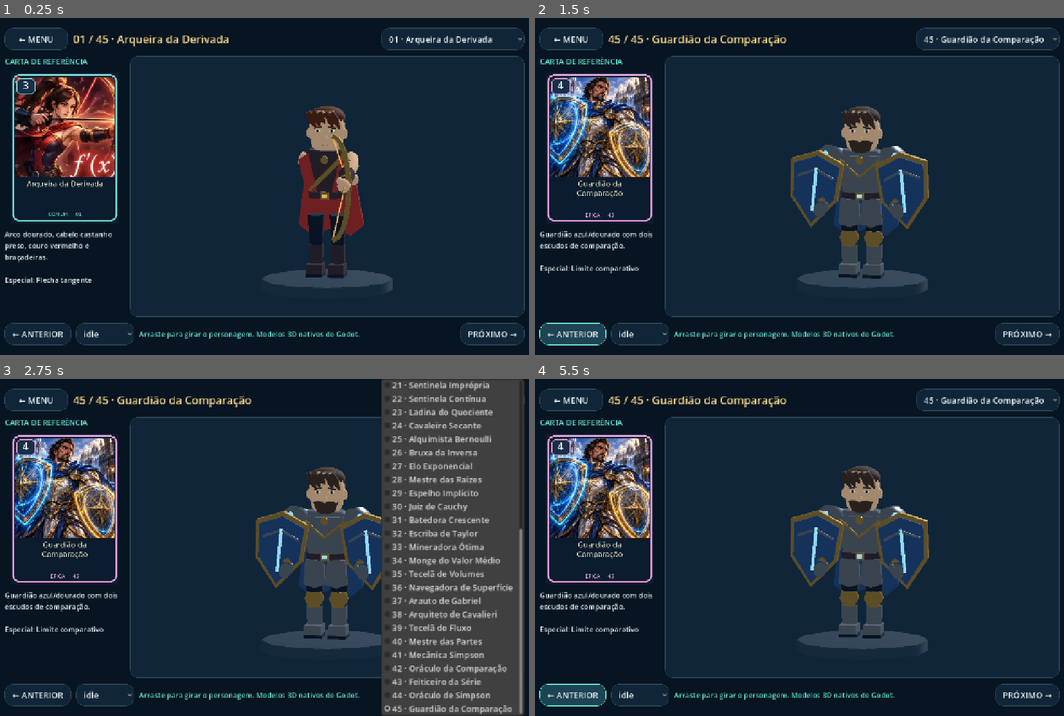
Above: before the commit, frames 1-4 (two rows, left to right).
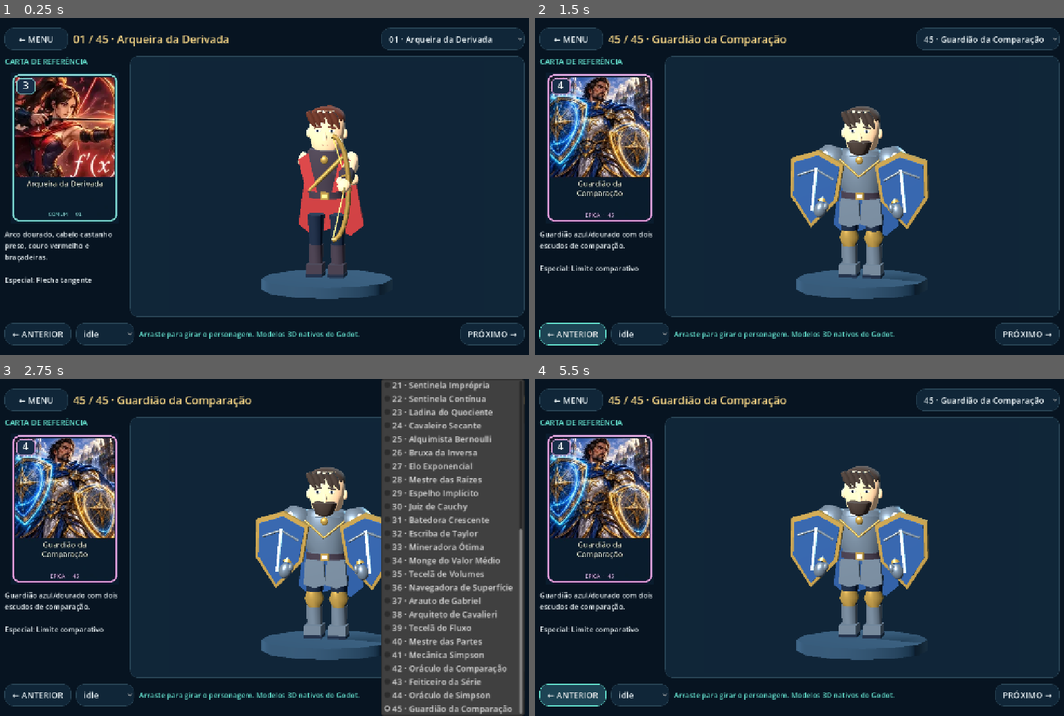
Above: after the commit, the same moments.

Repository: leosardinhalaus-math/leo-sardinha-math
Game: Godot game, scene res://scenes/CharacterGallery.tscn
Two runs of this game, one before a commit and one after it. Both use one fixed random seed, a clock stepped at 60 frames per second and the inputs below. This scene is started directly instead of the project's main scene.
Inputs:
- Up to frame 1 (0.25 s): no input
- Up to frame 2 (1.5 s): click "01 · Arqueira da Derivada" at 0.5 s; click "← ANTERIOR" at 1.25 s
- Up to frame 3 (2.75 s): click "45 · Guardião da Comparação" at 2 s
- Up to frame 4 (5.5 s): click "idle" at 2.75 s; click "PRÓXIMO →" at 3.5 s; click "01 · Arqueira da Derivada" at 4.25 s; click "← ANTERIOR" at 5 s

The runs differ from the first frame. In frame 1, 5.5% of the frame differs, in the area x 49-75%, y 25-84%; in frame 2, 8.3%; in frame 3, 8.0%; in frame 4, 8.3%, in the area x 48-75%, y 25-84%.

Commit message:
fix: expose the river channel and light native character previews

Diff:
--- a/scripts/CharacterGallery.gd
+++ b/scripts/CharacterGallery.gd
@@ -60,14 +60,20 @@
 	settings.background_color = Color("102538")
 	settings.ambient_light_source = Environment.AMBIENT_SOURCE_COLOR
 	settings.ambient_light_color = Color("dce5ef")
-	settings.ambient_light_energy = 0.65
+	settings.ambient_light_energy = 0.35
 	env.environment = settings
 	world.add_child(env)
 	Geo.part(world,"DisplayStand","cylinder",Vector3(0,-0.08,0),Vector3(0.72,0.12,0.72),Geo.material(Color("233c50")))
 	var light = DirectionalLight3D.new()
-	light.rotation_degrees = Vector3(-35,-35,0)
-	light.light_energy = 0.8
+	light.rotation_degrees = Vector3(-35,145,0)
+	light.light_energy = 1.0
+	light.shadow_enabled = true
 	world.add_child(light)
+	var rim = DirectionalLight3D.new()
+	rim.rotation_degrees = Vector3(-20,-35,0)
+	rim.light_color = Color("8bc7e9")
+	rim.light_energy = 0.35
+	world.add_child(rim)
 	var camera = Camera3D.new()
 	world.add_child(camera)
 	camera.position = Vector3(0,1.65,-4.5)
--- a/scripts/NativeArena.gd
+++ b/scripts/NativeArena.gd
@@ -43,8 +43,10 @@
 	var accent = Geo.material(Color(theme.accent),false,true)
 	var water = Geo.material(Color(theme.water),true)
 	Geo.part(self,"FloatingFoundation","box",Vector3(0,-0.66,0),Vector3(14.2,1.2,20.3),stone)
-	Geo.part(self,"BattleFloor","box",Vector3(0,-0.08,0),Vector3(13.2,0.14,19.3),floor_mat)
-	Geo.part(self,"River","box",Vector3(0,-0.09,0),Vector3(13.1,0.055,1.65),water)
+	# Keep the river channel open: a single floor slab would conceal the water.
+	for side in [-1.0,1.0]:
+		Geo.part(self,"BattleFloor","box",Vector3(0,-0.08,side*5.285),Vector3(13.2,0.14,8.73),floor_mat)
+	Geo.part(self,"River","box",Vector3(0,-0.035,0),Vector3(13.1,0.035,RIVER_EDGE*2),water)
 	_floor_details(stage_index,stone,trim,accent)
 	# Thin inlaid tiles replace the old white road strips.
 	for lane_x in [-3.0,3.0]:
@@ -78,7 +80,7 @@
 		var slabs: Array[Transform3D] = []
 		for x in range(-6,7):
 			for z in range(-9,10):
-				if abs(z)<1 or (abs(x*7+z*11)%3)!=tint: continue
+				if abs(z)<2 or (abs(x*7+z*11)%3)!=tint: continue
 				slabs.append(Transform3D(Basis.from_scale(Vector3(0.94,0.018,0.94)),Vector3(x,0.003,z)))
 		Geo.instances(self,"Flagstones%d"%tint,"box",slabs,Geo.material(Color(theme.floor).lightened(0.015+tint*0.022)))
 	# A stepped foundation, ribbed banks and horizontal river filaments give depth.
@@ -89,7 +91,7 @@
 		var x = -6.0+index*0.54
 		if abs(abs(x)-3.0)<1.0: continue
 		var z = sin(index*2.7)*0.52
-		ripples.append(Transform3D(Basis.from_scale(Vector3(0.28+index%3*0.10,0.012,0.018)),Vector3(x,-0.054,z)))
+		ripples.append(Transform3D(Basis.from_scale(Vector3(0.28+index%3*0.10,0.012,0.018)),Vector3(x,-0.015,z)))
 	Geo.instances(self,"RiverFilaments","box",ripples,Geo.material(Color(theme.water).lightened(0.20)))
 	for side in [-1.0,1.0]:
 		# Mosaics sit flush on the floor, so placement and walking stay unobstructed.
--- a/scripts/NativeCharacter.gd
+++ b/scripts/NativeCharacter.gd
@@ -160,7 +160,7 @@
 	_hair(helmet)
 	if profile.get("detail") == "beard":
 		var long_beard = profile.get("hair_style") in ["long","hood"]
-		Geo.loft(head,"SculptedBeard",Vector3(0,0,-0.08),[Vector3(0.025,-0.40 if long_beard else -0.23,0.035),Vector3(0.10,-0.20,0.09),Vector3(0.15,-0.08,0.09)],hair,8)
+		Geo.loft(head,"SculptedBeard",Vector3(0,0,-0.19),[Vector3(0.025,-0.40 if long_beard else -0.23,0.035),Vector3(0.10,-0.20,0.09),Vector3(0.15,-0.08,0.09)],hair,8)
 		for side in [-1.0,1.0]:
 			var moustache = _p(head,"Moustache","sphere",Vector3(side*0.055,-0.085,-0.18),Vector3(0.065,0.025,0.025),hair,true)
 			moustache.rotation.z = side*0.15
@@ -366,6 +366,8 @@
 			"book", "scroll", "navigation", "wave_plot", "twin_persona":
 				left_arm.rotation = Vector3(0.80,0,0.12)
 				right_arm.rotation = Vector3(0.80,0,-0.12)
+			"trumpet":
+				right_arm.rotation = Vector3(2.0,0,0.55)
 			"clock", "scales", "simpson_rig", "wireframe":
 				left_arm.rotation = Vector3(0.6,0,-0.15)
 				right_arm.rotation = Vector3(0.6,0,0.15)
